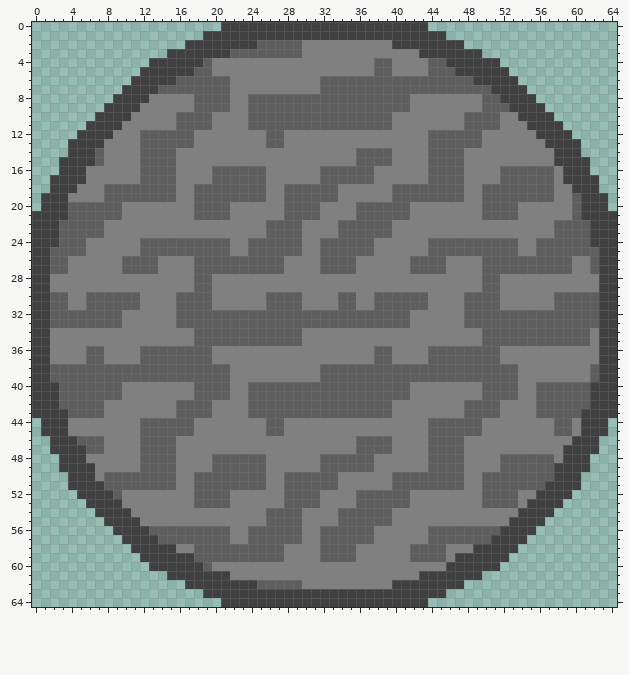
File history of a sprite sheet, asteroids.png. Above, as it was before the edit.
The file is 65x65 pixels.
The result:
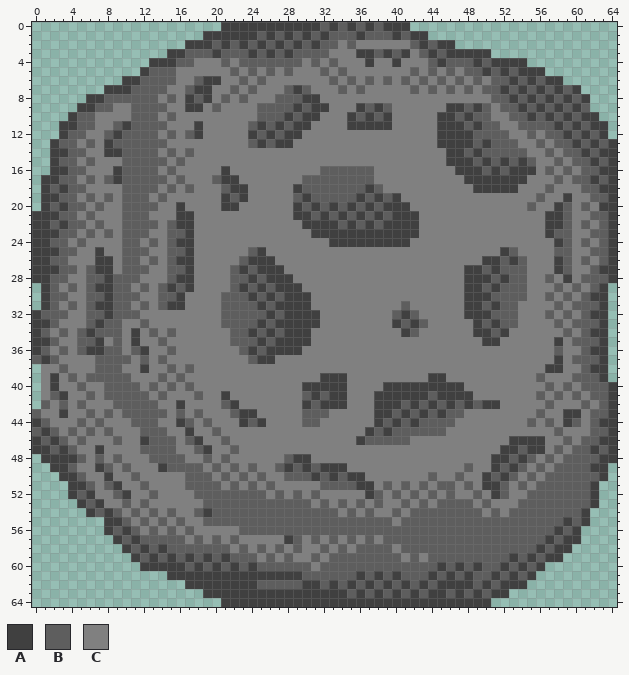
Palette (. is transparent): A #404040  B #5e5e5e  C #808080
From old to new:
Changed rows in their new state; - is an unchanged pixel.
first column x 0:
 0 --------------------------------B-B-B-B---..---------------------
 1 -------------------------B-B-B-B-BBB-BBB-B--..-------------------
 2 --------------------B-B-BA-A-ABABB-B----CCB-B--.-----------------
 3 -----------------BBB-B--A-A-A-BBB---AABABA-B-B----A--------------
 4 ----------------BBCC-B-BBBBBBB-B-B---ACCA----ABBB-B-AAA----------
 5 -------------BBBCCCC--B-B-B-B---B-B---CC--B--C-CBB-B-BAAA--------
 6 ----------A-BBBBCC-AAC-B-B------C-C-C-C-C-C-C-C-CBCBB-BABAA------
 7 --------AA-BBB-CC-AACCB-B---BAB-CC-C-CCCCC-C-C-C-C-B-B-BABABA----
 8 ------AABBBBBB-B-A-AC--BCCC---AACCCCCCCCCC--------C-B-B-BABABA---
 9 -----AABBCCBBBB--AAC-C--C----A-AACCCA-A-CC----AABA-C-B-B-BABAB---
10 ----ABBCCCCBBB-BCCCC----C---A-AACCCA-A-A-----AABA--C-BB-B-BABAA--
11 ---AABBCCBABBBB-CCAC-----A-A-AACCCCAAAAA-----AAA-A----BBBB-BABAA-
12 ---ABBCCBABB--C-C-A-----ABA-AA--------------CAAAA-BBB--BCBB-BABA-
13 --ABBCBCABBB---CCC------BA-AA---------------CAAAA-ABBB--BCBB-BABA
14 --AABBCCAABB--C--B------------------CCCC----CCAABABBBBB--BCBBABAA
15 --ABBCBC--BB---CB-------------------CCCC----CCAAABABABAB--BCBBABA
16 --A-BB---ABB--C-----CACCCC------------------CCCAAABA-AAAC--BCBBAA
17 -A-BBCB-BABB---CB----AACCC----BB------------CCCCAAAAAAACCCBCBB-BA
18 -AB-BB--CC----C--BCCC-AACC--CA----BBBAB-CCCCCCCC-AAAAACCC---CBBAA
19 ---BB-B--C---C-C--CCCA-ACC--C-A---BBABABACCCCCCC--CCCCCC-C-ACCBBA
20 --B---C-CCBBBB--A-CCCAA-----CA-ABABA-A-AAA--------CCCC-B--ABCBC-A
21 ---B-C-CCCBBB---AACCCC------CAA-ABABA-A-AAA-------CCCC---AABCCBB-
22 --BA--C---BBBB-BAA--------CCCCAAAA-A-A-AAAA--------------AA-C-CB-
23 -----C-CB-BBB--BBA--------CCCC-AAAAAAAAAAAA--------------A--CCBB-
24 --B-C-----BBC-C-AACCCC--CCCCCC--CAAAAAAAAA--CCCCCCCCCC--CCA-C-CB-
25 --A--C-A--BB-CC--ACCCC---ACCCC--CCCCCC------CCCCCCCCA---CC--CC-B-
26 -------AA---C--BAACCCCC-AAAC----CCCC------CCCC----AA-A-CCCA--BCB-
27 --A-B-BAA----C-BBACCCC-A-AAA----CCCC------CCCC--AA-A---CCCA------
28 --BB--BBABBB---BAACC--BBABAAA-------------------AAA-ABB--B-A-BBB-
29 .-B-B-BAABB-B-BABACC--BABABAAA------------------AA-ABBB---B-B-B-.
30 .-------A-----BBACCC-BBBABA-AAA---CC--CCCCCC----AAA-BBB--BC-C-A-.
31 .--CB--AA--CB-BAACCC-BBBBA-AAAA---CC--CCC-CC----AA-ABB-----C----.
32 -B--CC--A-BB----CCCCC-----A-AAAACCCCCCCC-AB-----AAA---CCC-C-C-A-.
33 ---CCC-A----B---CCCCC----A-AAAAACCCCCCCCA-AB----CA-A--CCCC-C----.
34 -B-B-BABBB-A-B-B--CCCC--A-A-AAA----------AB------AA-ACCCCCC-C-A-.
35 --B--BBA-B-A--B---CCCC---A-AAAA-------------------AACCCCCCAC--B-.
36 -B-B-BAABB-BACC-CCCC---BABAAAA--------CC----CCCCCCCC------B--BA-.
37 B-B---C-BBB--C-CCCCC----BAA-----------CC----CCCCCCCC------A-BBB-.
38 .CC-CCC---CCACC-C-CCCC----------CCCCCCCCCCCCCCCCCCCCCC---AA--BA-.
39 .CAC-C-----CCC-C-CCCCC----------AAACCCCCCCCCAACCCCCCCC--B---BB--.
40 .C-CC-CC--BB-B-B-BCCCC--CCCCCCAAAAACCCCAAAAAAAAA--CCCC--C-C-C-BB-
41 .CBACC-C--BBB-B----CCA--CCCCCC-A-AACCCAAAAAABAAAA-CCCC---C-C-CBB-
42 .BC-C-CC-BBBBB--ACCC-BA-CCCCCCA-AAACCCAAABABABABA-AA----C-CCC-CB-
43 BCC-CC-CB-BBBBB--C-C--BAACCCCC---CCCCCAABABABABBCCCC-----CCAACBB-
44 ABCC-B-B---B--CCA--B---ABACC--BB------ABABAB---CCC-----B-BCABCB-A
45 B-BCB-B-B------CCA--B-----CC---------ABABBBB--CCCC---------C-CBBA
46 AB-BC-CC-B--A----BA--B--------------A---BB--CCCC-----AAAA--BCBBAA
47 AAB-BCCA----------BA--B-------------CCCC----CCCC----AABAA-BCBB-BA
48 -AA--B-B-B--C---B--BC-CCCC--BAA-CCCCCC------CCCC---AA-A-C--BBBBAA
49 --A-BCCAB-B-CCA-BBB--C-C-C-BABABAAACCC------CCCCB--A-A-C-CBBBBAA-
50 ---A-BC-ACC-CCCC-B--C-C-C------A-ABAA---CCCC-CC---A-A-C-C-BBBBBA-
51 ------BC-ACC-CCC-B---C-C-CB-CCCC--BBAA-BC-C-C--CB-AA-C-C-BBBBBA--
52 ----AB-CC-A--B--------BBBB-BC-C-----CA-C-CB-B-B--BCA-C-BBBBBBBA--
53 -----AB-CCB-B-----C---BBBBBB---CB-B--C-CC--B-BBBB--CCCBBBBBBBBA--
54 ------AB-BCB-B-B--BABBBBBB----BBBBC-C-CCB-BBBBBBBB-B-BBBBBBBBA---
55 ----------BCB-B-B--BBBBBBB----BBBB-------BBBBBBBBBBBBBBBBBBABA---
56 --------AB-BC-C-C-CCCC-B------BB------BBBBBB--------BBBBBBABA----
57 ---------AB-BB---C-C-CB-CCCCA--BC-C-C--BBBBB-------BBBBBBABAA----
58 ----------AB-B-BBB----C-C-C--B---C-CBBBB-B----BBBBBBBBBBABAA-----
59 -----------AB-B-B--A-A---C-CB--BC---BBBBB--C--BBBBBBBABABAA------
60 ------------A----B--ABABABBBBBB-BBBBBBBBBBBBBAB-B-BBABABA--------
61 ----------------------AAAAAAAABBBBBBABABABBB-B-B-BBABABA---------
62 ------------------------------AABABABABAB-B-B---ABABAAA----------
63 -----------------------------------B-B-B-B-B--BABABAA------------
64 --------------------------------------------AAAAAAA--------------
